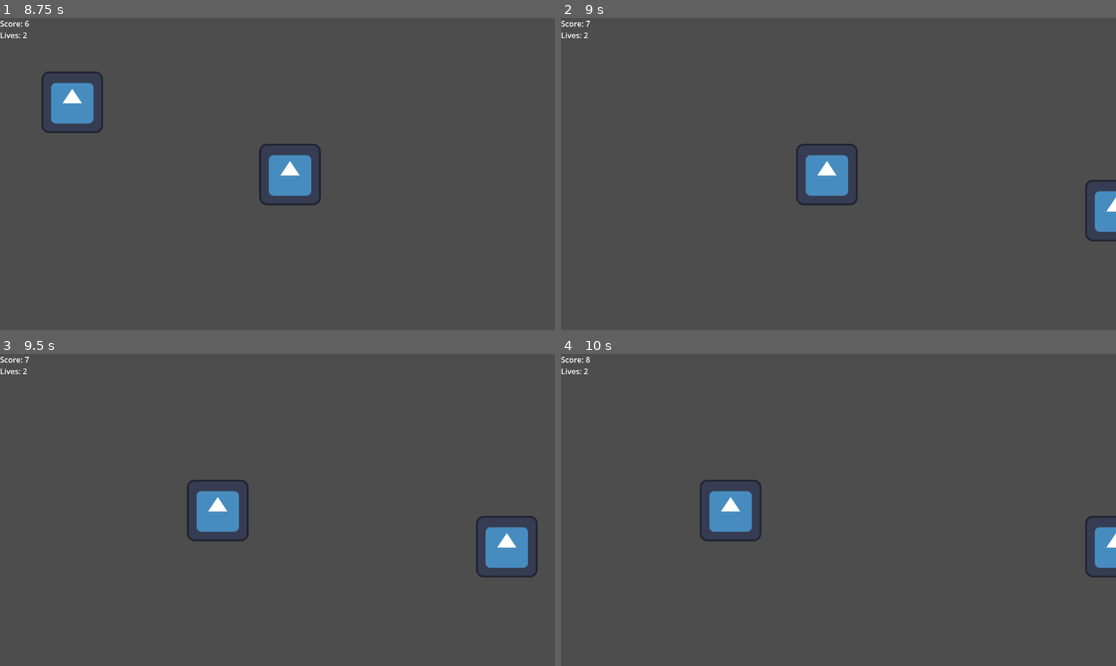
Above: before the commit, frames 1-4 (two rows, left to right).
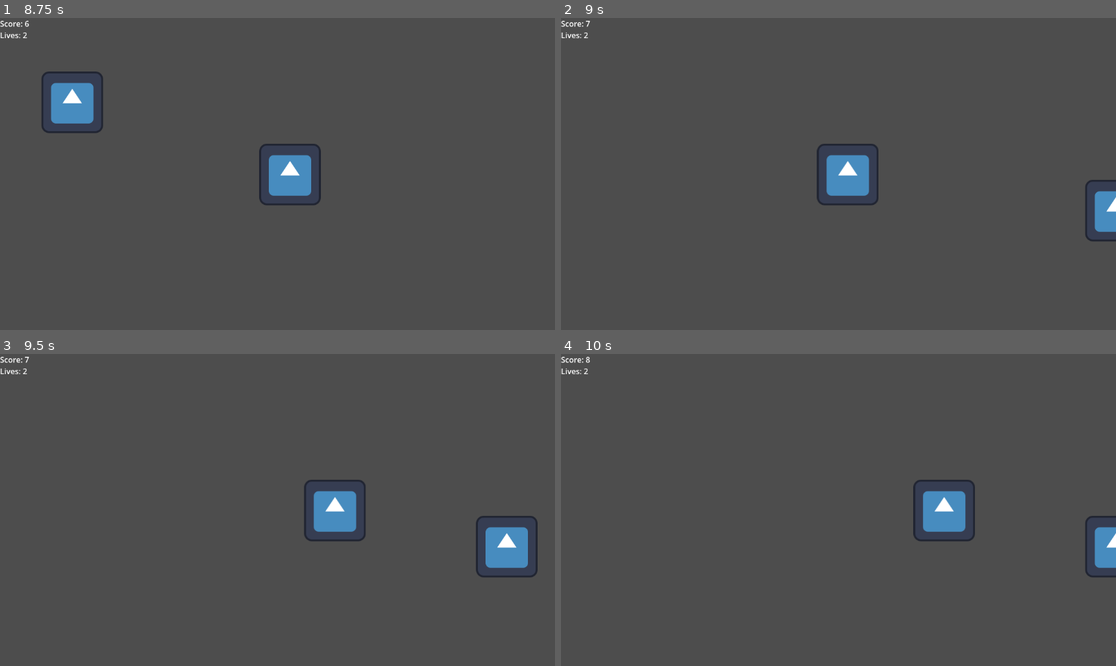
Above: after the commit, the same moments.

Repository: mubashir1osmani/DeadCentre
Game: Godot game, scene res://testingground.tscn
The game is run twice, just before and just after one commit, with the same random seed, the same clock (stepped at 60 frames per second) and the same inputs. The engine's default icon, where the game draws it, is replaced by a stand-in: a white triangle on a blue panel in a dark square.
Inputs (mouse positions are in pixels of both pictures, inside the frame that each line leads up to):
- Up to frame 1 (8.75 s): move the mouse to (399, 158) at 0.52 s; click (399, 158) at 0.67 s; move the mouse to (532, 64) at 1.27 s; click (532, 64) at 1.42 s; move the mouse to (333, 105) at 2.02 s; click (333, 105) at 2.17 s; move the mouse to (249, 236) at 2.77 s; click (249, 236) at 2.92 s; move the mouse to (49, 139) at 3.52 s; click (49, 139) at 3.67 s; move the mouse to (532, 64) at 4.27 s; click (532, 64) at 4.42 s; move the mouse to (305, 174) at 5.02 s; click (305, 174) at 5.17 s; move the mouse to (482, 174) at 5.77 s; click (482, 174) at 5.92 s; move the mouse to (399, 158) at 6.52 s; click (399, 158) at 6.67 s; move the mouse to (22, 139) at 7.27 s; click (22, 139) at 7.42 s; move the mouse to (333, 105) at 8.02 s; click (333, 105) at 8.17 s
- Up to frame 2 (9 s): move the mouse to (633, 102) at 8.77 s; click (633, 102) at 8.92 s
- Up to frame 3 (9.5 s): no input
- Up to frame 4 (10 s): move the mouse to (1066, 547) at 9.52 s; click (1066, 547) at 9.67 s

Frame 1 is identical in both runs. In frame 2, 1.4% of the frame differs, in the area x 42-58%, y 40-61%; in frame 3, 2.6%; in frame 4, 2.6%, in the area x 25-75%, y 40-61%.

Commit message:
Added more enemy behaviors
Added enemy behaviors for changing directions

Diff:
--- a/fall game jam/Scary Gun Game/badguy.gd
+++ b/fall game jam/Scary Gun Game/badguy.gd
@@ -1,25 +1,49 @@
 extends Area2D
 
 var speed = 200
+var movement_type = 0  # 0: left to right, 1: right to left, 2: left to middle, 3: right to middle
+var direction = 1  #1 for original direction, -1 for turned around
+var target_position = null  #for behaviors 2 and 3
 
 func _ready():
 	set_process_input(true)
+
+	#set up middle target for behaviors 2 and 3
+	if movement_type == 2 or movement_type == 3:
+		target_position = get_viewport_rect().size.x / 2
 
 func _input_event(_viewport, event, _shape_idx):
 	if event is InputEventMouseButton:
 		if event.button_index == MOUSE_BUTTON_LEFT and event.pressed:
 			print("BANG!")
-			get_tree().call_group("score", "add_points", 1) #call add_points to script in group 'score'
-			queue_free()  #die
+			get_tree().call_group("score", "add_points", 1)
+			queue_free()
 
 func _process(delta):
-	#move across the screen
-	position.x += speed * delta
+	match movement_type:
+		0:  #move from left to right
+			position.x += speed * delta
+		1:  #move from right to left
+			position.x += speed * delta
+		2:  #move from left to middle, then turn around to the right
+			if direction == 1 and position.x < target_position:
+				position.x += speed * delta
+			elif direction == 1:  # Reached the middle, change direction to left
+				direction = -1
+			elif direction == -1:
+				position.x -= speed * delta
+		3:  #move from right to middle, then turn around to the left
+			if direction == 1 and position.x > target_position:
+				position.x += speed * delta
+			elif direction == 1:  # Reached the middle, change direction to right
+				direction = -1
+			elif direction == -1:
+				position.x -= speed * delta
 
 	var sprite = $Sprite2D
 	var sprite_width = sprite.texture.get_size().x
 
-	#clear enemy if it leaves the screen
+	# Remove enemy if it leaves the screen
 	if position.x < -sprite_width or position.x > get_viewport_rect().size.x + sprite_width:
 		queue_free()
 
--- a/fall game jam/Scary Gun Game/testingground.gd
+++ b/fall game jam/Scary Gun Game/testingground.gd
@@ -1,25 +1,35 @@
+#testingground.gd
 extends Node2D
 
-var heights = [100, 175, 250, 325, 400]  #rows where the enemies can spawn
-var speed = 200  #enemy speed
+var heights = [100, 175, 250, 325, 400]
+var speed = 200  # enemy speed
 
 func _on_timer_timeout():
 	var screen_width = get_viewport_rect().size.x
 	var bad_guy_scene = preload("res://badguy.tscn")
 	var bad_guy = bad_guy_scene.instantiate()
 
-	#pick a random spawn row
+	# Pick a random spawn row
 	var random_height = heights[randi() % heights.size()]
 
-	#either move left or ride
-	var spawn_side = randi() % 2 == 0
+	# Randomly assign a movement type
+	var movement_type = randi() % 4  # 0 to 3
+	bad_guy.set("movement_type", movement_type)
 
-	if spawn_side:
-		bad_guy.position = Vector2(0, random_height)  #spawn on the left side
-		bad_guy.set("speed", speed)  #move right
-	else:
-		bad_guy.position = Vector2(screen_width, random_height)  #spawn on the right side
-		bad_guy.set("speed", -speed)  #move left
+	# Assign position and direction based on movement type
+	match movement_type:
+		0:  # Left to right
+			bad_guy.position = Vector2(0, random_height)
+			bad_guy.set("speed", speed)
+		1:  # Right to left
+			bad_guy.position = Vector2(screen_width, random_height)
+			bad_guy.set("speed", -speed)
+		2:  # Left to middle, then turn around to the right
+			bad_guy.position = Vector2(0, random_height)
+			bad_guy.set("speed", speed)
+		3:  # Right to middle, then turn around to the left
+			bad_guy.position = Vector2(screen_width, random_height)
+			bad_guy.set("speed", -speed)
 
 	add_child(bad_guy)
-	print("Bad guy spawned at: %s" % bad_guy.position)
+	print("Bad guy spawned at: %s with movement type %d" % [bad_guy.position, movement_type])
Not shown, added: fall game jam/Scary Gun Game/.gitattributes
Not shown, added: fall game jam/Scary Gun Game/.gitignore
